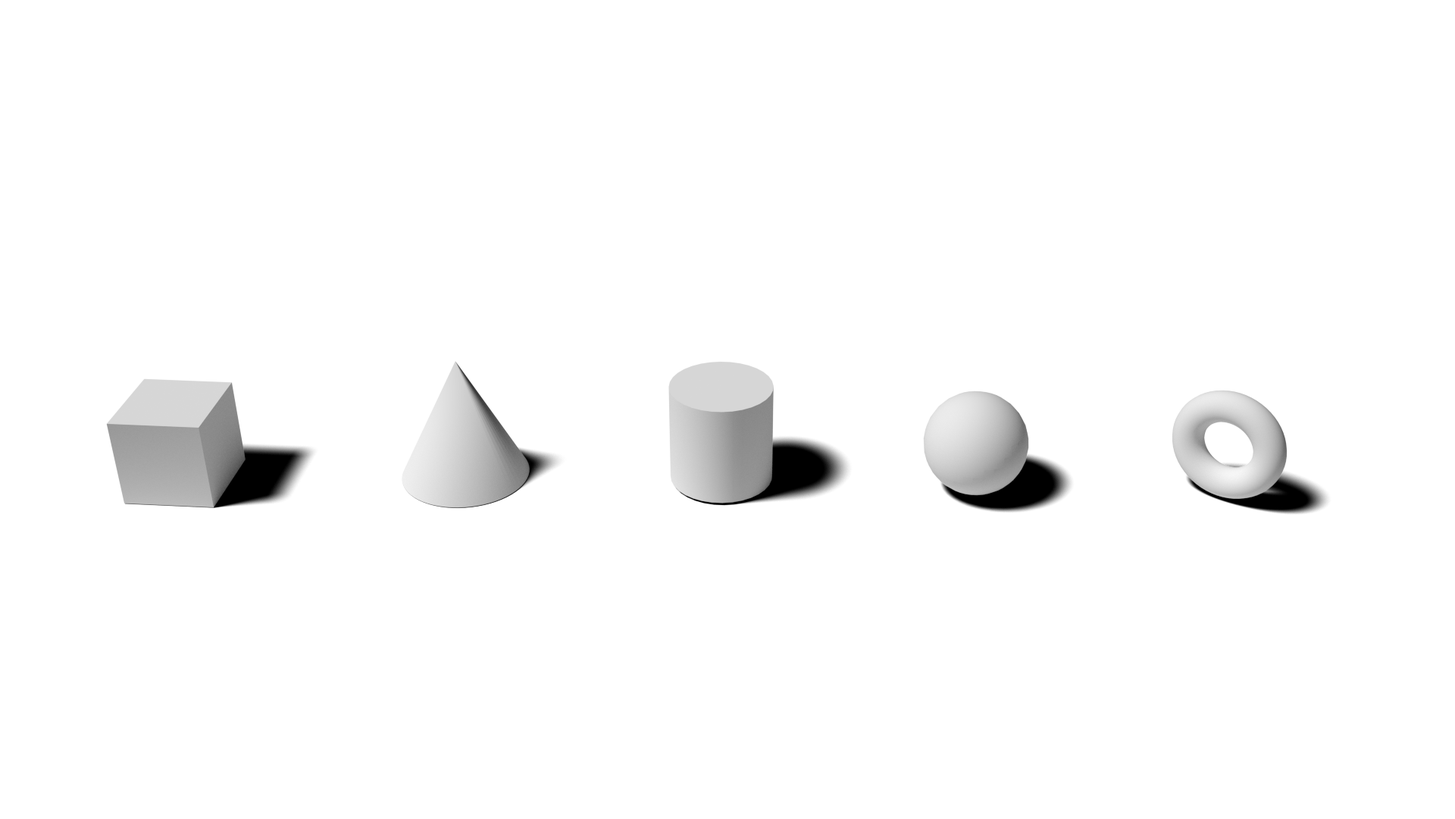
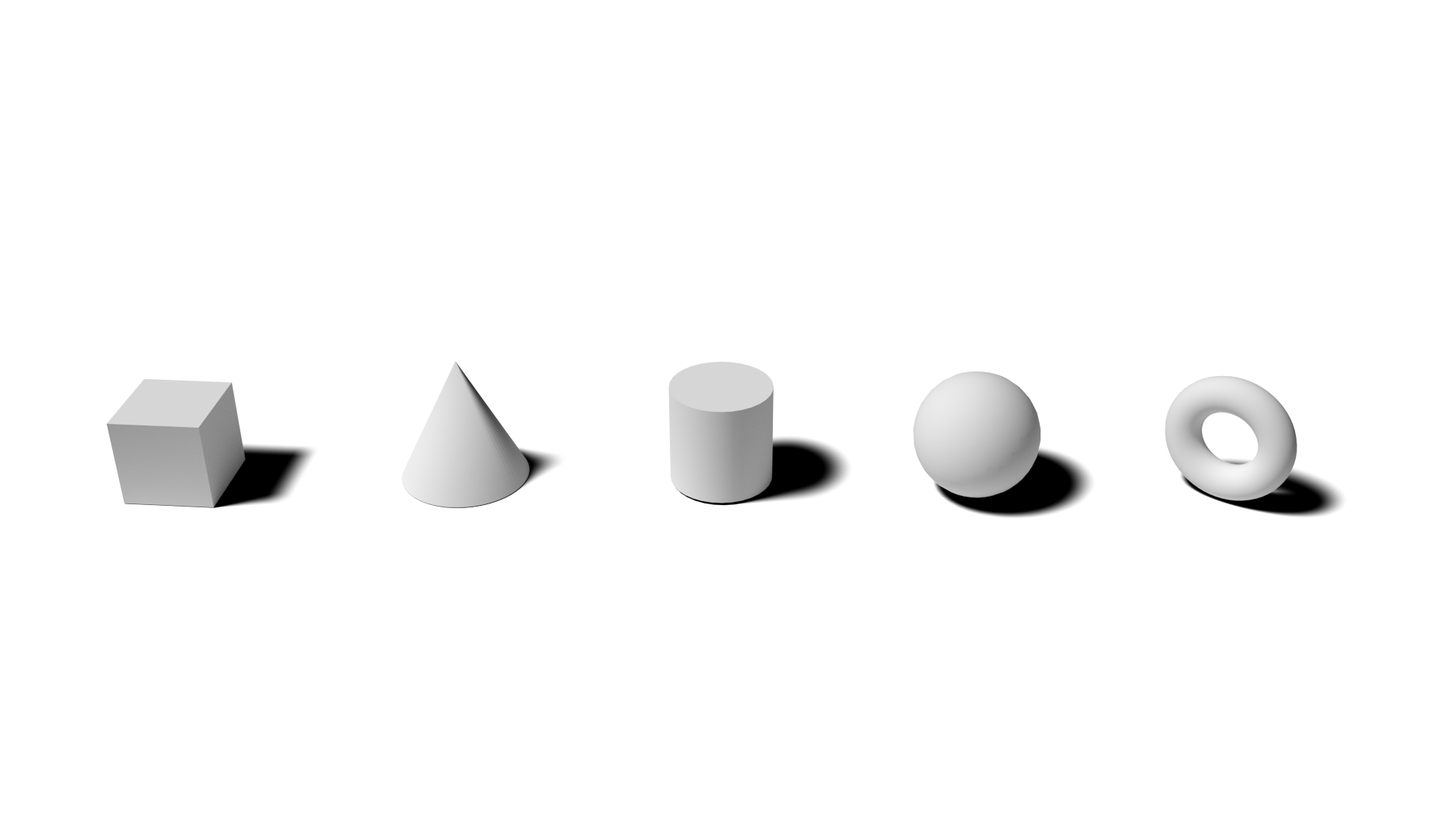
Layers edited between the first and the second w=1455, h=819 image:
painted on "Shapes" over [742, 370, 1347, 519]
